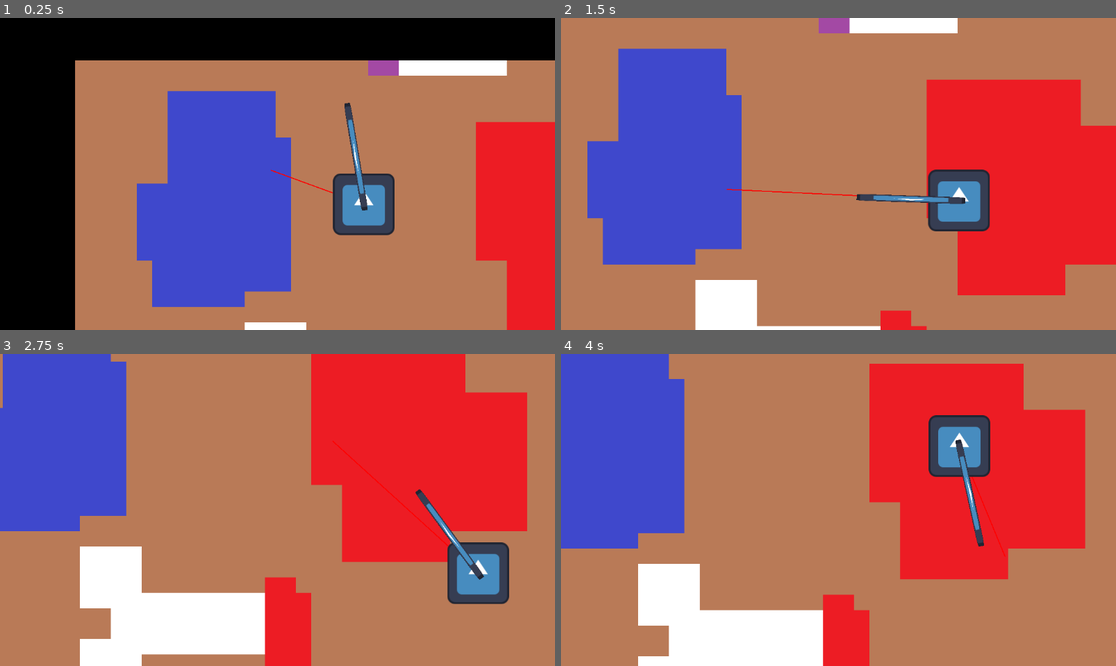
Above: before the commit, frames 1-4 (two rows, left to right).
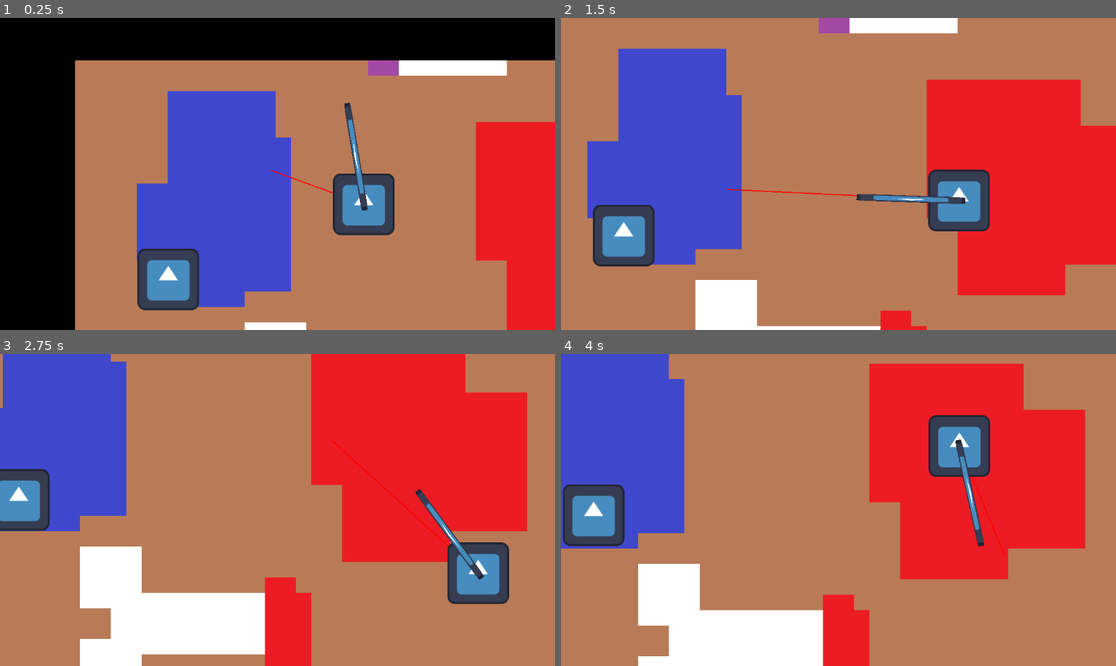
Above: after the commit, the same moments.

Repository: Arthexs/Rising-gamejam
Game: Godot game, scene res://Scenes/Main/main.tscn
Two runs of this game, one before a commit and one after it. Both use one fixed random seed, a clock stepped at 60 frames per second and the inputs below. The engine's default icon, where the game draws it, is replaced by a stand-in: a white triangle on a blue panel in a dark square.
Inputs (mouse positions are in pixels of both pictures, inside the frame that each line leads up to):
- Up to frame 1 (0.25 s): no input
- Up to frame 2 (1.5 s): move the mouse to (960, 158) at 0.52 s; hold D (Right) 0.53-1.28 s; move the mouse to (727, 189) at 1.27 s; hold S (Down) from 1.28 s (still down)
- Up to frame 3 (2.75 s): move the mouse to (333, 441) at 2.02 s; release S (Down) at 2.03 s; hold D (Right) from 2.03 s (still down)
- Up to frame 4 (4 s): move the mouse to (810, 572) at 2.77 s; release D (Right) at 2.78 s; hold W (Up) 2.78-3.53 s; move the mouse to (1005, 556) at 3.52 s; hold A (Left) from 3.53 s (still down)

The runs differ from the first frame. In frame 1, 2.2% of the frame differs, in the area x 24-36%, y 73-94%; in frame 2, 2.2%; in frame 3, 1.8%; in frame 4, 2.2%.

Commit message:
Bake meshes

Diff:
--- a/Scenes/Main/main.tscn
+++ b/Scenes/Main/main.tscn
@@ -1,6 +1,7 @@
-[gd_scene load_steps=5 format=3 uid="uid://bf0evnpnagmqy"]
+[gd_scene load_steps=6 format=3 uid="uid://bf0evnpnagmqy"]
 
 [ext_resource type="Script" uid="uid://b827sps03we5e" path="res://Scenes/Main/main.gd" id="1_1r6ip"]
+[ext_resource type="PackedScene" uid="uid://bo358una2qcdx" path="res://Scenes/Mobs/ranged_mob.tscn" id="2_p6jpk"]
 [ext_resource type="PackedScene" uid="uid://dyt4v8eus8pq1" path="res://Scenes/Player/player.tscn" id="2_qw60k"]
 [ext_resource type="PackedScene" uid="uid://mdyfi8kuwke7" path="res://Scenes/Camera/player_camera.tscn" id="3_5yls4"]
 [ext_resource type="PackedScene" uid="uid://djwlxf205tx6g" path="res://Scenes/Map/main_tile_map_layer.tscn" id="4_5yls4"]
@@ -14,6 +15,10 @@
 [node name="MainTileMapLayer" parent="." node_paths=PackedStringArray("player") instance=ExtResource("4_5yls4")]
 player = NodePath("../Player")
 
+[node name="RangedMob" parent="." node_paths=PackedStringArray("player") instance=ExtResource("2_p6jpk")]
+position = Vector2(193, 455)
+player = NodePath("../Player")
+
 [node name="Player" parent="." instance=ExtResource("2_qw60k")]
 
 [connection signal="change_room" from="MainTileMapLayer" to="PlayerCamera" method="limit_to_room"]
--- a/Scenes/Map/room0.tscn
+++ b/Scenes/Map/room0.tscn
@@ -4,6 +4,10 @@
 [ext_resource type="Script" uid="uid://cnjbh0gl5gaah" path="res://Scenes/Map/room.gd" id="2_86k80"]
 
 [sub_resource type="NavigationPolygon" id="NavigationPolygon_w5cvx"]
+vertices = PackedVector2Array(768, 512, 795.633, 512, 799.07, 629.961, 512, 625.492, 512, 608, 627.492, 82.2188, 640, 81.7031, 640, 96, 636.68, 211.75, 787.367, 229.148, 790.031, 320, 768, 320, 93.3594, 618.961, 90.5469, 512, 96, 512, 320, 608, 320, 622.492, 96, 320, 85.5, 320, 82.7031, 213.758, 320, 212.891, 320, 224, 818.461, 149.07, 864, 148.102, 864, 217.617, 512, 224, 512, 212.188, 805.023, 96)
+polygons = Array[PackedInt32Array]([PackedInt32Array(0, 1, 2, 3, 4), PackedInt32Array(5, 6, 7, 8), PackedInt32Array(9, 10, 11, 8), PackedInt32Array(12, 13, 14, 15, 16), PackedInt32Array(17, 18, 19, 20, 21), PackedInt32Array(22, 23, 24, 9, 8), PackedInt32Array(25, 26, 8), PackedInt32Array(8, 7, 27, 22), PackedInt32Array(25, 8, 11, 0, 4, 15), PackedInt32Array(21, 25, 15, 14, 17)])
+outlines = Array[PackedVector2Array]([PackedVector2Array(17, 150, 31, 682, 865, 695, 853, 284, 966, 267, 962, 82, 868, 84, 849, 9, 559, 21, 568, 148)])
+agent_radius = 64.0
 
 [sub_resource type="PhysicsMaterial" id="PhysicsMaterial_0hoc2"]
 
--- a/Scenes/Map/room_start.tscn
+++ b/Scenes/Map/room_start.tscn
@@ -4,6 +4,10 @@
 [ext_resource type="Script" uid="uid://cnjbh0gl5gaah" path="res://Scenes/Map/room.gd" id="2_eh42m"]
 
 [sub_resource type="NavigationPolygon" id="NavigationPolygon_6krgi"]
+vertices = PackedVector2Array(288, 797.078, 59.9766, 798.57, 71.0313, 73.6797, 288, 480, 542, 71.2734, 542, 97.5, 544, 480, 738, 97.5, 960.008, 69.1406, 1317.54, 67.3203, 1312.44, 790.406, 960.023, 96, 800, 793.75, 800, 576, 738, 96, 544, 576)
+polygons = Array[PackedInt32Array]([PackedInt32Array(0, 1, 2, 3), PackedInt32Array(3, 2, 4, 5), PackedInt32Array(6, 3, 5, 7), PackedInt32Array(8, 9, 10, 11), PackedInt32Array(11, 10, 12, 13), PackedInt32Array(14, 11, 13, 7), PackedInt32Array(7, 13, 15, 6)])
+outlines = Array[PackedVector2Array]([PackedVector2Array(8, 10, 1382, 3, 1376, 854, -5, 863)])
+agent_radius = 64.0
 
 [sub_resource type="PhysicsMaterial" id="PhysicsMaterial_0hoc2"]
 
--- /dev/null
+++ b/Scenes/Mobs/ranged_mob.gd
@@ -0,0 +1,34 @@
+extends RigidBody2D
+
+var movement_speed: float = 200.0
+var movement_target_position: Vector2 = Vector2(60.0,180.0)
+
+@export var nav_agent: NavigationAgent2D
+@export var player: Player
+@export var acceleration: float = 10.0
+var movement_force = acceleration * mass
+
+func _ready():
+	# These values need to be adjusted for the actor's speed
+	# and the navigation layout.
+	nav_agent.target_desired_distance = 10.0
+
+func set_target(target: Vector2):
+	nav_agent.target_position = target
+	nav_agent.get_next_path_position()
+
+func _physics_process(delta):
+	set_target(player.global_position)
+	if not nav_agent.is_target_reached():
+		var direction: Vector2 = (nav_agent.get_next_path_position() - global_position).normalized()
+		print(player.global_position)
+		print(nav_agent.get_next_path_position())
+		print(global_position)
+
+		apply_movement(direction)
+
+func apply_movement(direction: Vector2) -> void:
+	if direction.dot(linear_velocity) < 0:
+		apply_central_force(direction * movement_force*1.5)
+	else:
+		apply_central_force(direction * movement_force)
--- a/Scenes/Mobs/ranged_mob.tscn
+++ b/Scenes/Mobs/ranged_mob.tscn
@@ -1,10 +1,25 @@
-[gd_scene load_steps=2 format=3 uid="uid://bo358una2qcdx"]
+[gd_scene load_steps=5 format=3 uid="uid://bo358una2qcdx"]
+
+[ext_resource type="Script" uid="uid://ssl3pypti8gp" path="res://Scenes/Mobs/ranged_mob.gd" id="1_jcomp"]
+[ext_resource type="Texture2D" uid="uid://ccrdslwfsw0xn" path="res://icon.svg" id="2_tmhk6"]
+
+[sub_resource type="PhysicsMaterial" id="PhysicsMaterial_jcomp"]
 
 [sub_resource type="RectangleShape2D" id="RectangleShape2D_cmymi"]
+size = Vector2(127, 129)
 
-[node name="RangedMob" type="RigidBody2D"]
+[node name="RangedMob" type="RigidBody2D" node_paths=PackedStringArray("nav_agent")]
+mass = 5.0
+physics_material_override = SubResource("PhysicsMaterial_jcomp")
+gravity_scale = 0.0
+script = ExtResource("1_jcomp")
+nav_agent = NodePath("NavigationAgent2D")
 
 [node name="CollisionShape2D" type="CollisionShape2D" parent="."]
+position = Vector2(-0.5, 0.5)
 shape = SubResource("RectangleShape2D_cmymi")
 
 [node name="Sprite2D" type="Sprite2D" parent="."]
+texture = ExtResource("2_tmhk6")
+
+[node name="NavigationAgent2D" type="NavigationAgent2D" parent="."]
Not shown, added: Scenes/Mobs/ranged_mob.gd.uid
